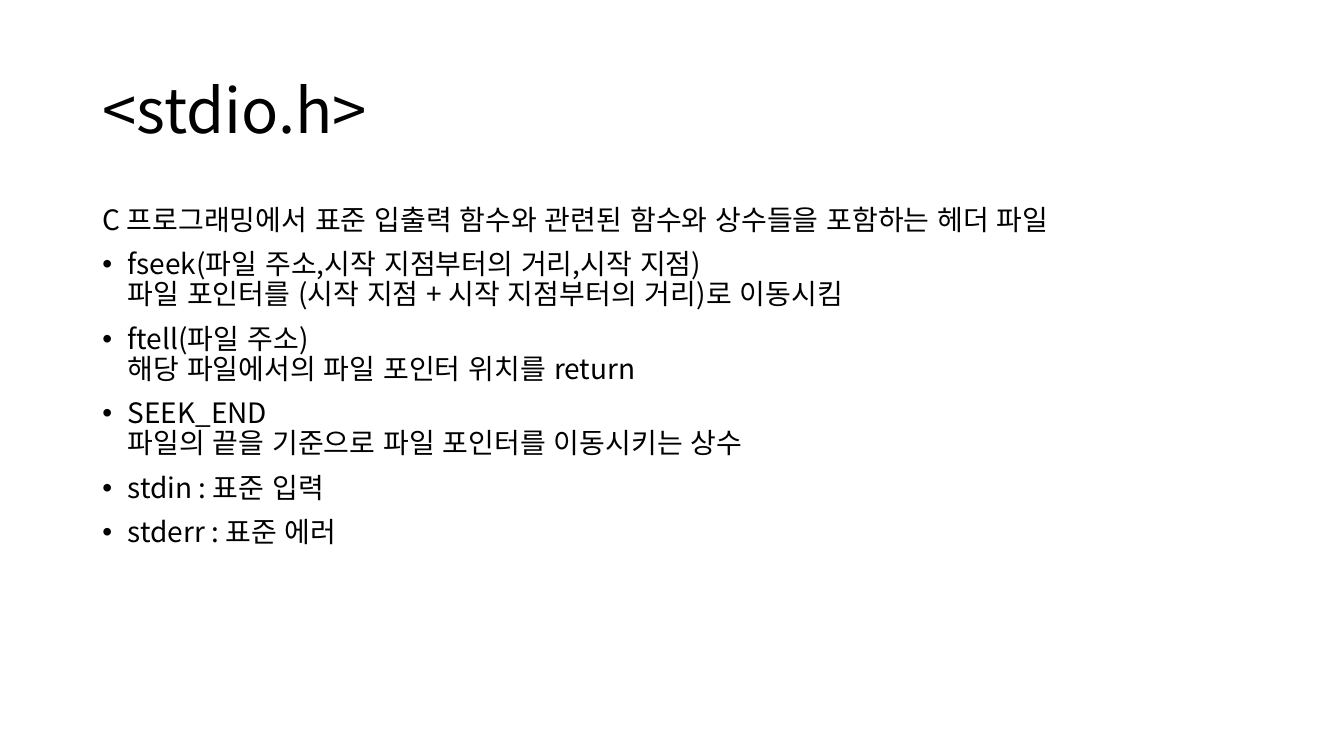
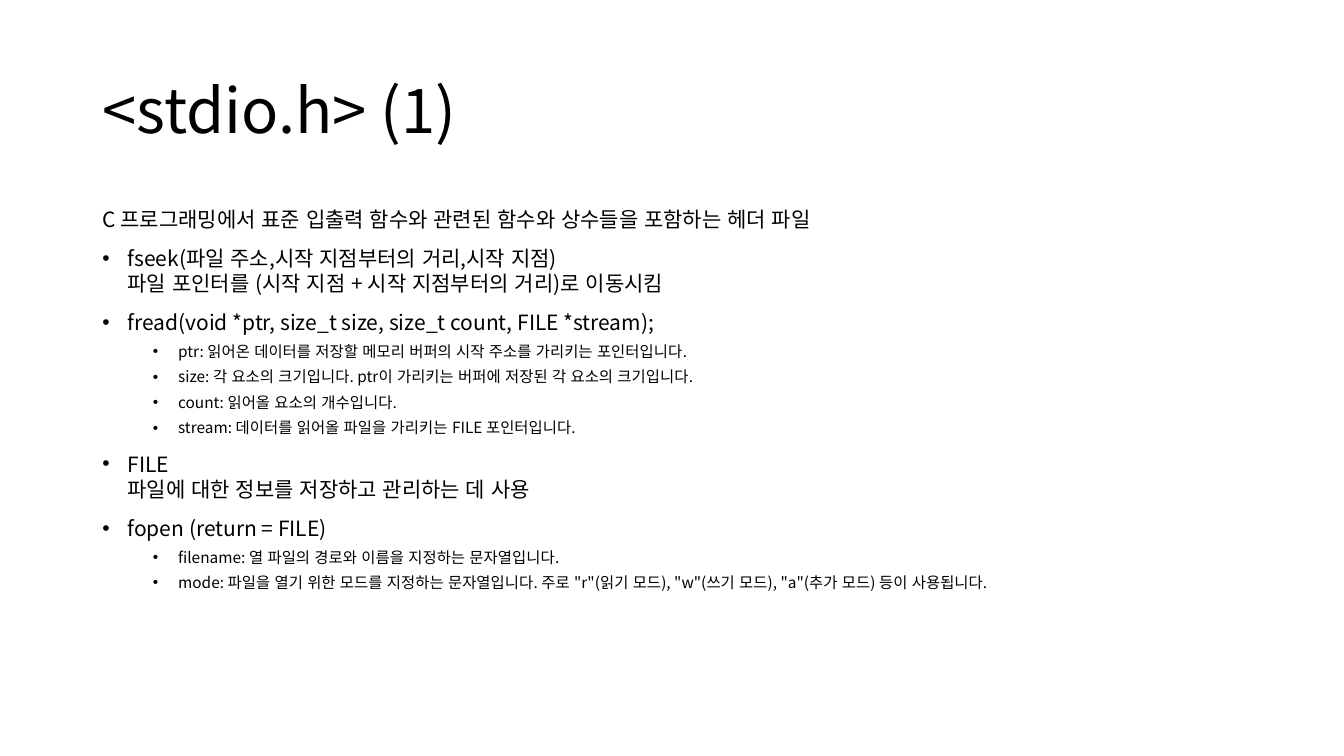
Before and after one commit to alscjf1329/SysP_3-1, a slide deck: slide 3 of Sys_final/SysP 기말.pptx. Drawn at 1344x756 pixels with LibreOffice and Linux fonts; fonts in the diff are those of the drawing. Boxes give left, top, right and bottom in pixels: in the first picture for what was removed or moved away, otherwise in the second. Text is boxed around its words. In the diff, an @@ line names an element or a change of style, - is before the commit and + after.

```diff
--- a/Sys_final/SysP 기말.pptx
+++ b/Sys_final/SysP 기말.pptx
@@ title at [102, 83, 457, 145]: text changed @@
-<stdio.h>
+<stdio.h> (1)
@@ text at [102, 209, 811, 295]: size 20 to 15 pt in "C 프로그래밍에서 표준 입출력 함수와 관련된 함수와 ...", "fseek(파일 주소,시작 지점부터의 거리,시작 지점) 파일 포인터를 ..."; line spacing 0.9 to 1 @@
@@ text at [128, 313, 987, 591]: text changed; size 20 to 11 pt @@
-• ftell(파일 주소)
-  해당 파일에서의 파일 포인터 위치를 return
-• SEEK_END
-  파일의 끝을 기준으로 파일 포인터를 이동시키는 상수
-• stdin : 표준 입력
-• stderr : 표준 에러
+• fread(void *ptr, size_t size, size_t count, FILE *stream);
+  • ptr: 읽어온 데이터를 저장할 메모리 버퍼의 시작 주소를 가리키는 포인터입니다.
+  • size: 각 요소의 크기입니다. ptr이 가리키는 버퍼에 저장된 각 요소의 크기입니다.
+  • count: 읽어올 요소의 개수입니다.
+  • stream: 데이터를 읽어올 파일을 가리키는 FILE 포인터입니다.
+• FILE
+  파일에 대한 정보를 저장하고 관리하는 데 사용
+• fopen (return = FILE)
+  • filename: 열 파일의 경로와 이름을 지정하는 문자열입니다.
+  • mode: 파일을 열기 위한 모드를 지정하는 문자열입니다. 주로 "r"(읽기 모드), "w"(쓰기 모드), "a"(추가 모드) 등이 사용됩니다.
```
Also in this commit, not shown: 2 other slides changed, 6 slides added, 1 slide removed, 5 other files.
